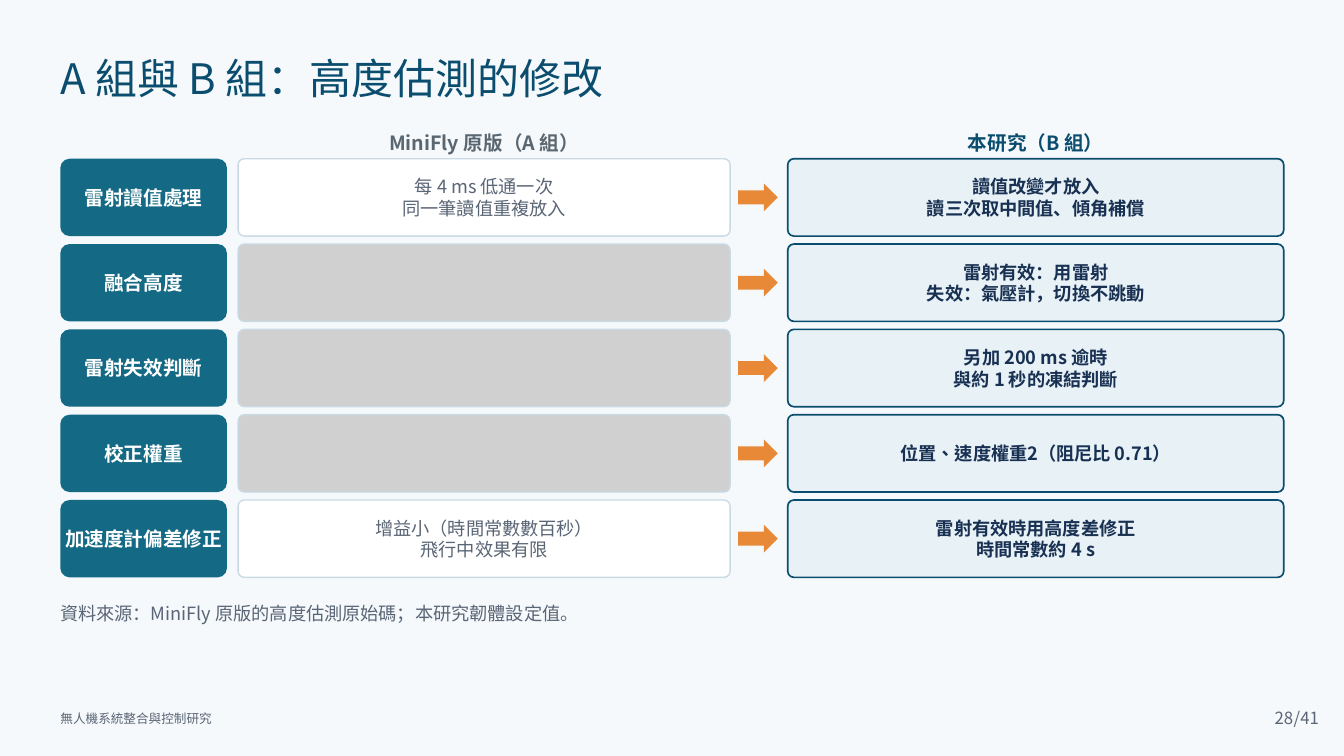
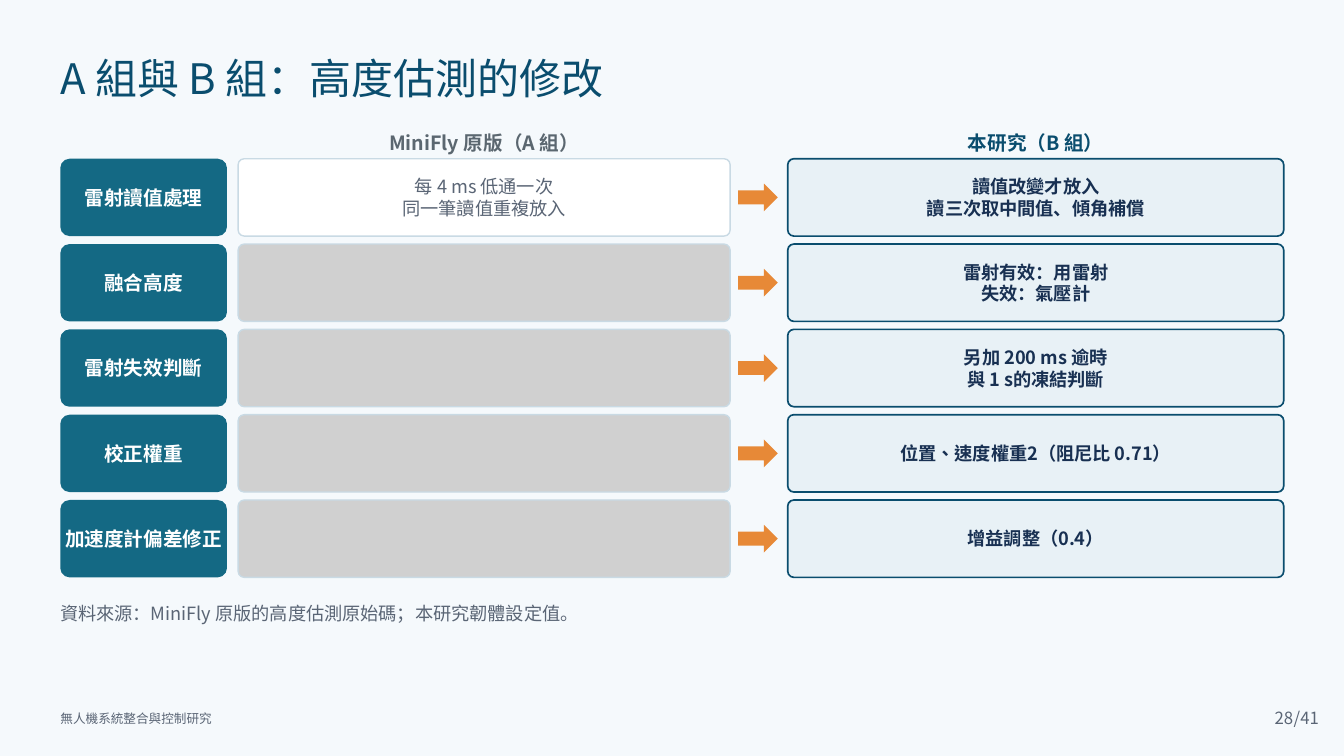
Before and after one commit to lingken1028/-, a slide deck: slide 28 of 無人機系統整合與控制研究_口試簡報 2.pptx. Drawn at 1344x756 pixels with LibreOffice and Linux fonts; fonts in the diff are those of the drawing; grey boxes stand for pictures. Boxes give left, top, right and bottom in pixels: in the first picture for what was removed or moved away, otherwise in the second. Text is boxed around its words. In the diff, an @@ line names an element or a change of style, - is before the commit and + after.

```diff
--- a/無人機系統整合與控制研究_口試簡報 2.pptx
+++ b/無人機系統整合與控制研究_口試簡報 2.pptx
@@ text in rounded rectangle at [981, 284, 1090, 302]: text changed @@
-失效：氣壓計，切換不跳動
+失效：氣壓計
@@ text in rounded rectangle at [967, 370, 1104, 388]: text changed @@
-與約 1 秒的凍結判斷
+與 1 s的凍結判斷
@@ rounded rectangle removed at [238, 500, 730, 578] @@
-增益小（時間常數數百秒）
-飛行中效果有限
@@ picture added at [238, 500, 730, 578] @@
@@ text in rounded rectangle at [968, 529, 1104, 547]: text changed @@
-雷射有效時用高度差修正
-時間常數約 4 s
+增益調整（0.4）
```
Also in this commit, not shown: 8 other slides changed.
